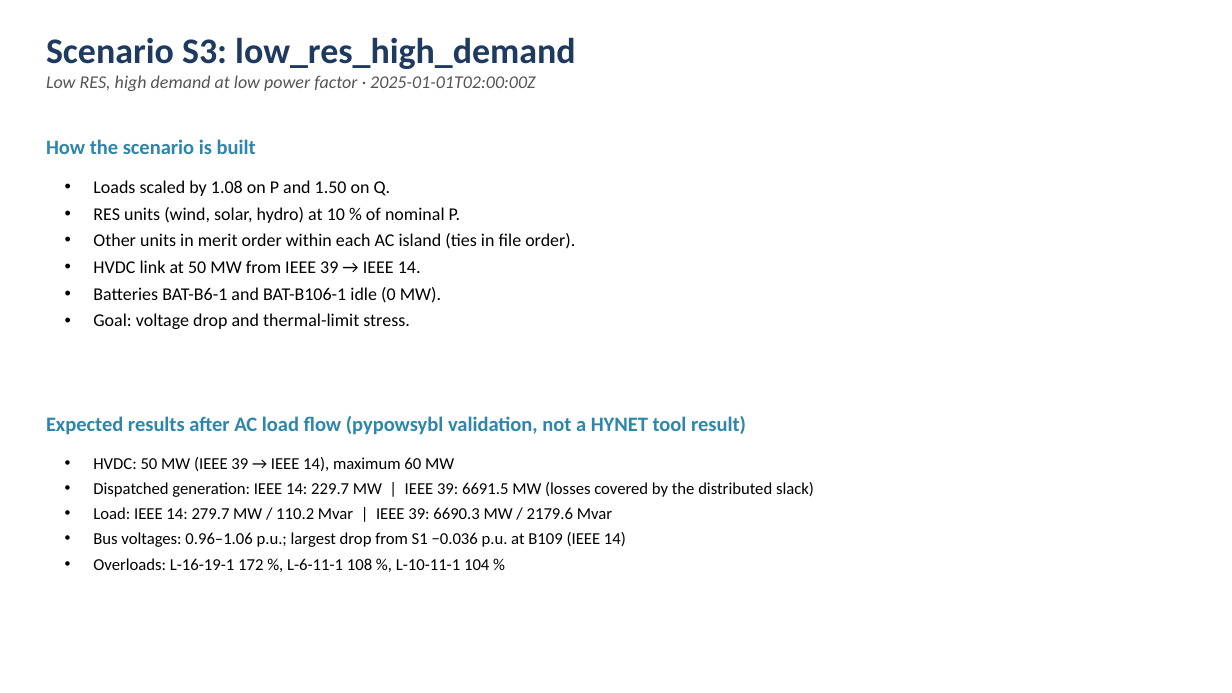
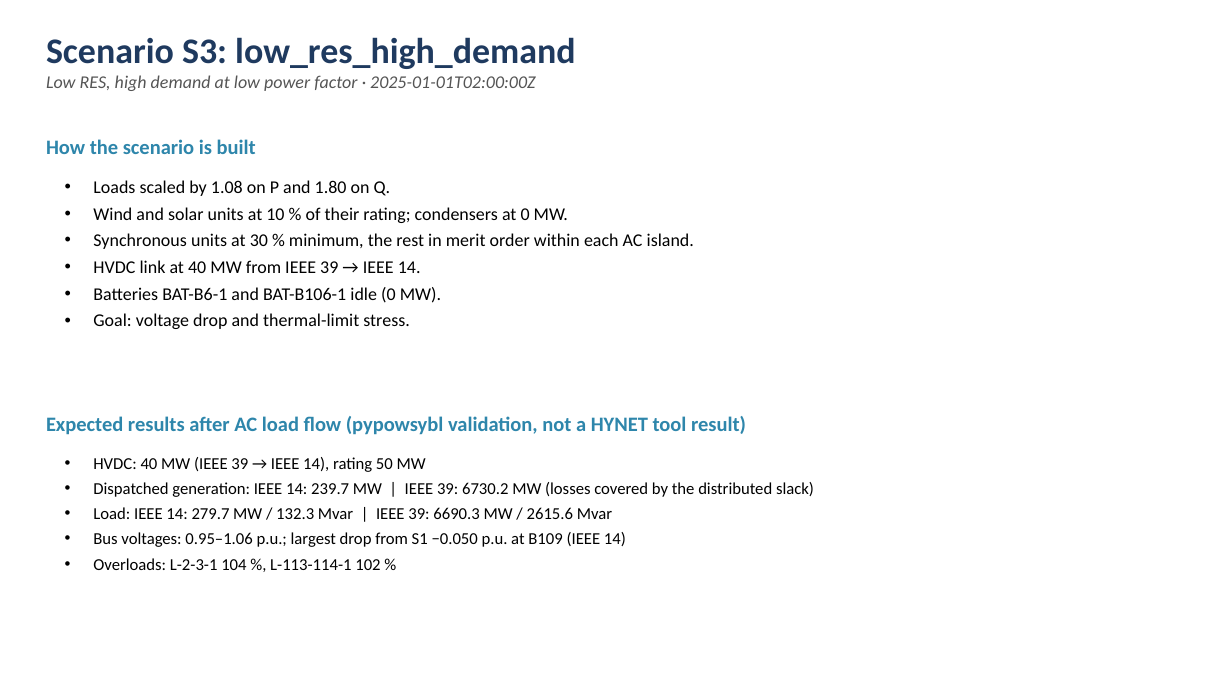
Before and after one commit to SuperGrid-Institute/hynet-t32-reference-test-case, a slide deck: slide 7 of docs/scenarios_presentation.pptx. Drawn at 1232x693 pixels with LibreOffice and Linux fonts; fonts in the diff are those of the drawing. Boxes give left, top, right and bottom in pixels: in the first picture for what was removed or moved away, otherwise in the second. Text is boxed around its words. In the diff, an @@ line names an element or a change of style, - is before the commit and + after.

Commit message:
feat(scenarios): rate units as in PowerFactory, add RES units and rebuild S1–S3

```diff
--- a/docs/scenarios_presentation.pptx
+++ b/docs/scenarios_presentation.pptx
@@ text at [93, 180, 694, 273]: text changed @@
-• Loads scaled by 1.08 on P and 1.50 on Q.
-• RES units (wind, solar, hydro) at 10 % of nominal P.
-• Other units in merit order within each AC island (ties in file order).
-• HVDC link at 50 MW from IEEE 39 → IEEE 14.
+• Loads scaled by 1.08 on P and 1.80 on Q.
+• Wind and solar units at 10 % of their rating; condensers at 0 MW.
+• Synchronous units at 30 % minimum, the rest in merit order within each AC island.
+• HVDC link at 40 MW from IEEE 39 → IEEE 14.
@@ text at [93, 457, 814, 570]: text changed @@
-• HVDC: 50 MW (IEEE 39 → IEEE 14), maximum 60 MW
-• Dispatched generation: IEEE 14: 229.7 MW | IEEE 39: 6691.5 MW (losses covered by the distributed slack)
-• Load: IEEE 14: 279.7 MW / 110.2 Mvar | IEEE 39: 6690.3 MW / 2179.6 Mvar
-• Bus voltages: 0.96–1.06 p.u.; largest drop from S1 −0.036 p.u. at B109 (IEEE 14)
-• Overloads: L-16-19-1 172 %, L-6-11-1 108 %, L-10-11-1 104 %
+• HVDC: 40 MW (IEEE 39 → IEEE 14), rating 50 MW
+• Dispatched generation: IEEE 14: 239.7 MW | IEEE 39: 6730.2 MW (losses covered by the distributed slack)
+• Load: IEEE 14: 279.7 MW / 132.3 Mvar | IEEE 39: 6690.3 MW / 2615.6 Mvar
+• Bus voltages: 0.95–1.06 p.u.; largest drop from S1 −0.050 p.u. at B109 (IEEE 14)
+• Overloads: L-2-3-1 104 %, L-113-114-1 102 %
```
Also in this commit, not shown: 3 other slides changed, 54 other files.
